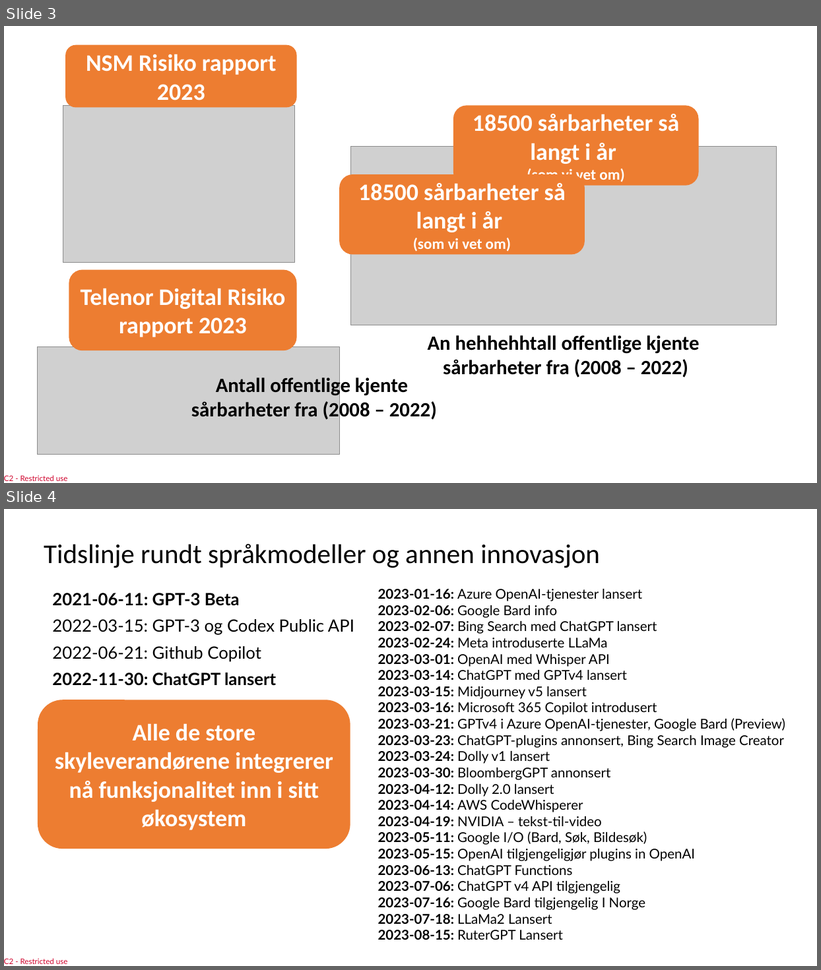
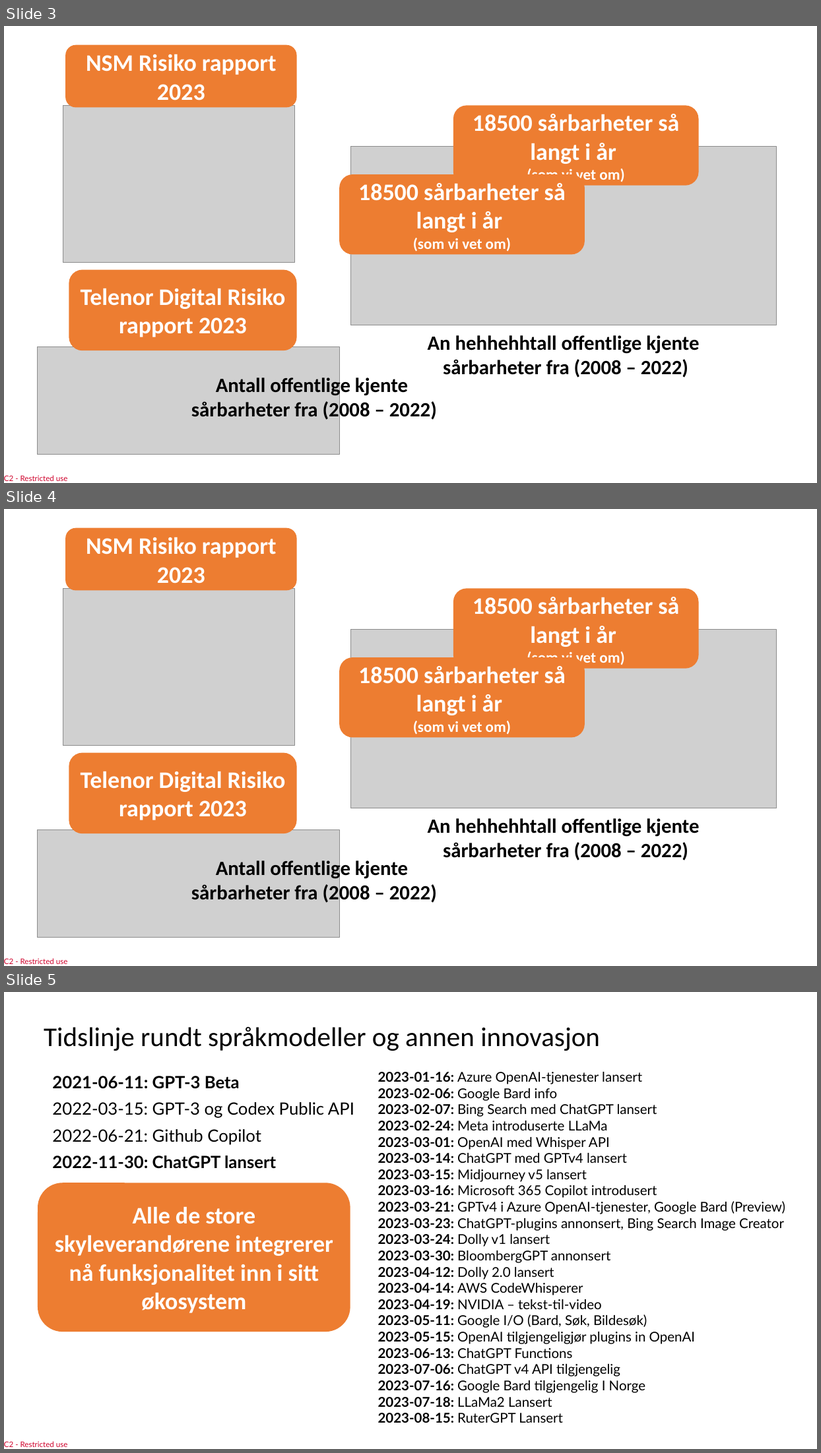
Before and after one commit to LoneBekkeheien/Product-catalogue-test, a slide deck: Test1.pptx. Shown one above the other, each under a label of ours: slides 3 and 4 before the commit, slides 3, 4 and 5 after it. The pictures are 821x970 and 821x1453 pixels, drawn with LibreOffice and Linux fonts; fonts in the diff are those of the drawing; grey boxes stand for pictures. Boxes give left, top, right and bottom in pixels: in the first picture for what was removed or moved away, otherwise in the second. Text is boxed around its words. In the diff, an @@ line names an element or a change of style, - is before the commit and + after.

```diff
--- a/Test1.pptx
+++ b/Test1.pptx
@@ slide 4 added at (4, 509, 817, 966), background #FFFFFF; not listed: 1 template element that a slide beside it also shows @@
@@ rounded rectangle added at (65, 528, 297, 591), fill #ED7D31, 28 pt, text #FFFFFF, bold @@
+NSM Risiko rapport 2023
@@ picture added at (63, 588, 294, 745) @@
@@ rounded rectangle added at (453, 588, 699, 668), fill #ED7D31, 28 pt, text #FFFFFF, bold @@
+18500 sårbarheter så langt i år
+(som vi vet om)
@@ picture added at (351, 630, 777, 809) @@
@@ rounded rectangle added at (339, 658, 585, 738), fill #ED7D31, 28 pt, text #FFFFFF, bold @@
+18500 sårbarheter så langt i år
+(som vi vet om)
@@ rounded rectangle added at (69, 753, 297, 834), fill #ED7D31, 28 pt, text #FFFFFF, bold @@
+Telenor Digital Risiko rapport 2023
@@ text added at (428, 819, 699, 861), 24 pt, text #000000, bold @@
+An hehhehhtall offentlige kjente
+sårbarheter fra (2008 – 2022)
@@ picture added at (38, 830, 339, 938) @@
@@ text added at (191, 858, 437, 905), 24 pt, text #000000, bold @@
+Antall offentlige kjente
+sårbarheter fra (2008 – 2022)
@@ what was slide 4 is now slide 5 @@
```
Also in this commit, not shown: 1 slide changed.
